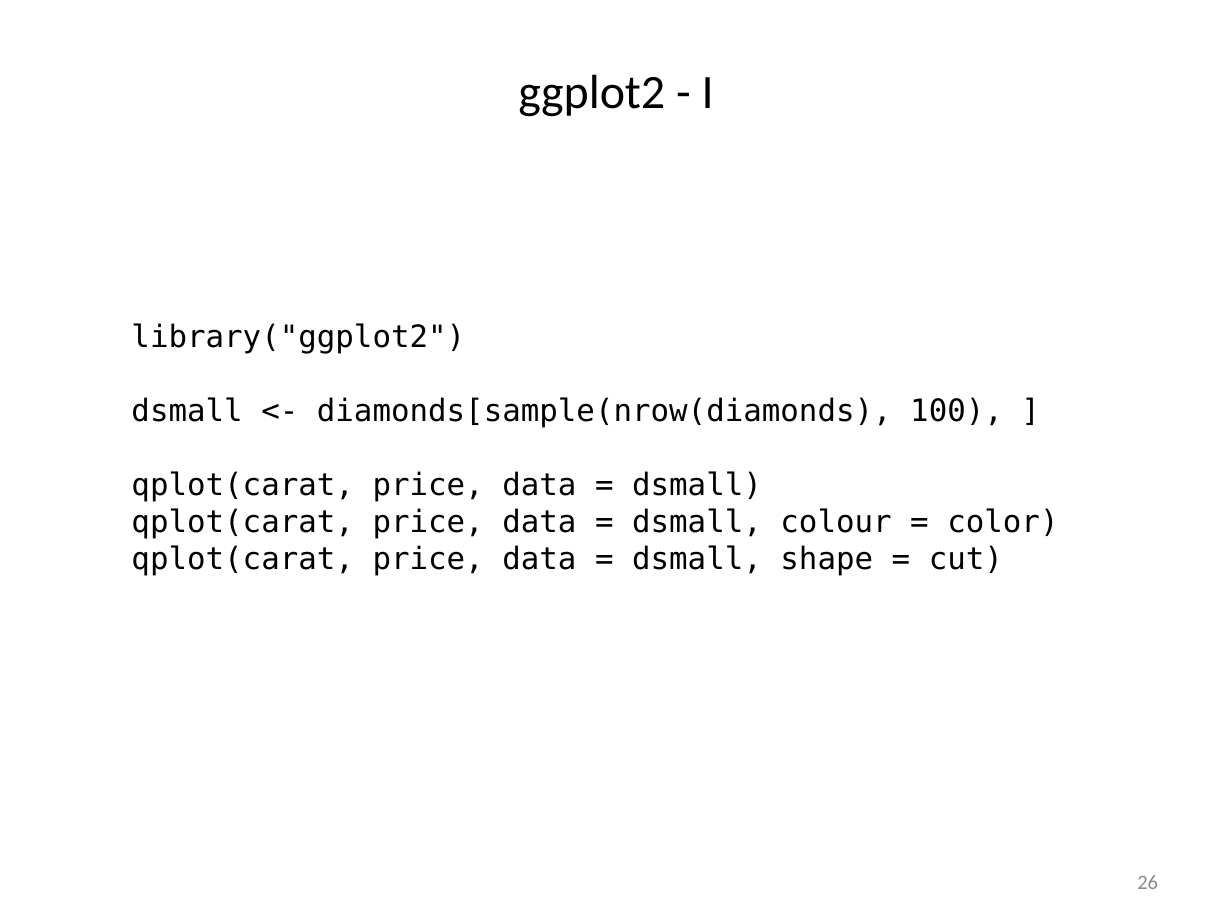
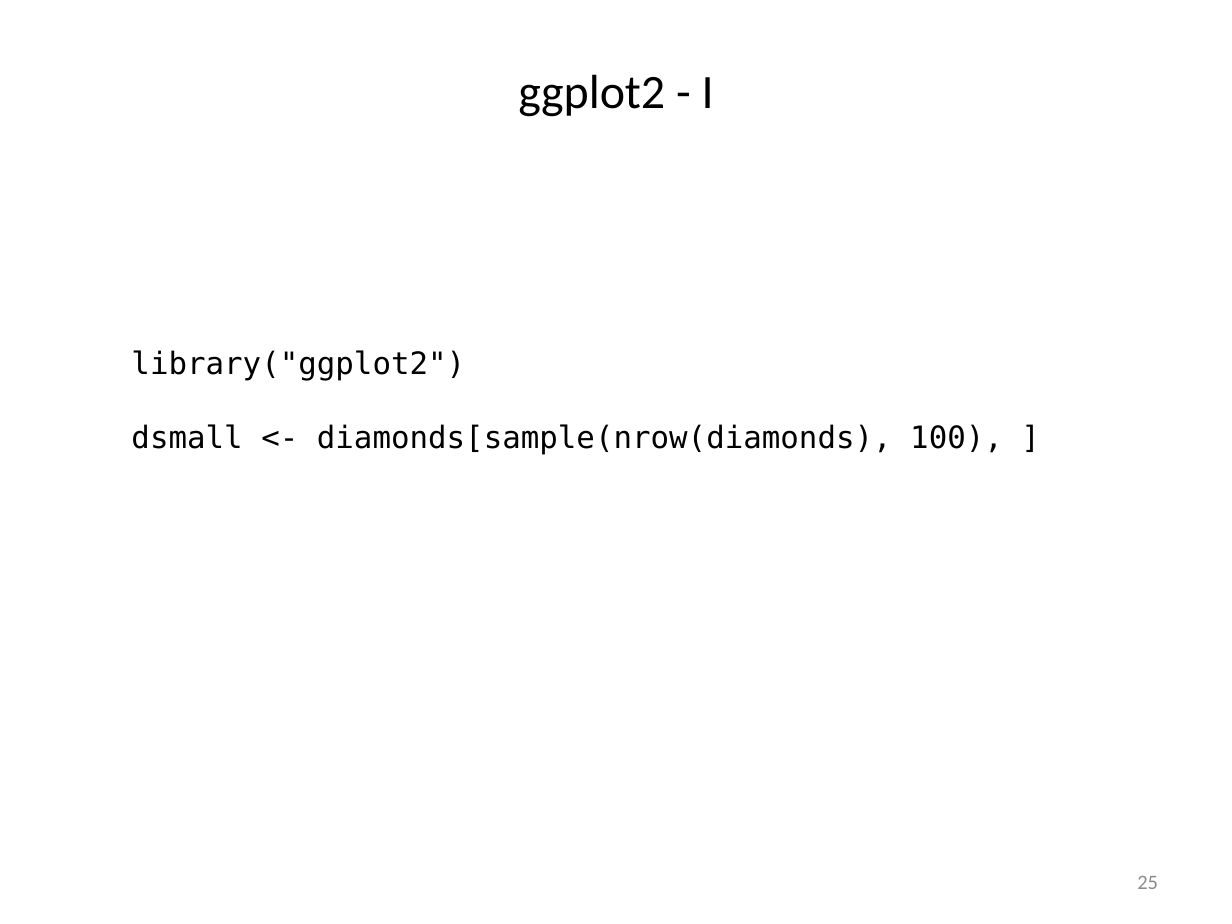
Before and after one commit to liu3zhenlab/teaching, a slide deck: slide 25 of PLPTH813Bioinformatis/2023/labs/lab03_R.pptx (slide 26 before the commit). Drawn at 1232x924 pixels with LibreOffice and Linux fonts; fonts in the diff are those of the drawing. Boxes give left, top, right and bottom in pixels: in the first picture for what was removed or moved away, otherwise in the second. Text is boxed around its words. In the diff, an @@ line names an element or a change of style, - is before the commit and + after.

```diff
--- a/PLPTH813Bioinformatis/2023/labs/lab03_R.pptx
+++ b/PLPTH813Bioinformatis/2023/labs/lab03_R.pptx
@@ text "library("ggplot2")": place and size @@
-text "library("ggplot2")" at [131,323,1058,576]
+text "library("ggplot2")" at [131,350,1003,455]
@@ text at [131,471,1058,576]: paragraphs removed @@
-qplot(carat, price, data = dsmall)
-qplot(carat, price, data = dsmall, colour = color)
-qplot(carat, price, data = dsmall, shape = cut)
@@ page number at [1137,876,1158,889]: text changed @@
-26
+25
```
Also in this commit, not shown: 6 other slides changed, 2 slides removed, 2 other files.
